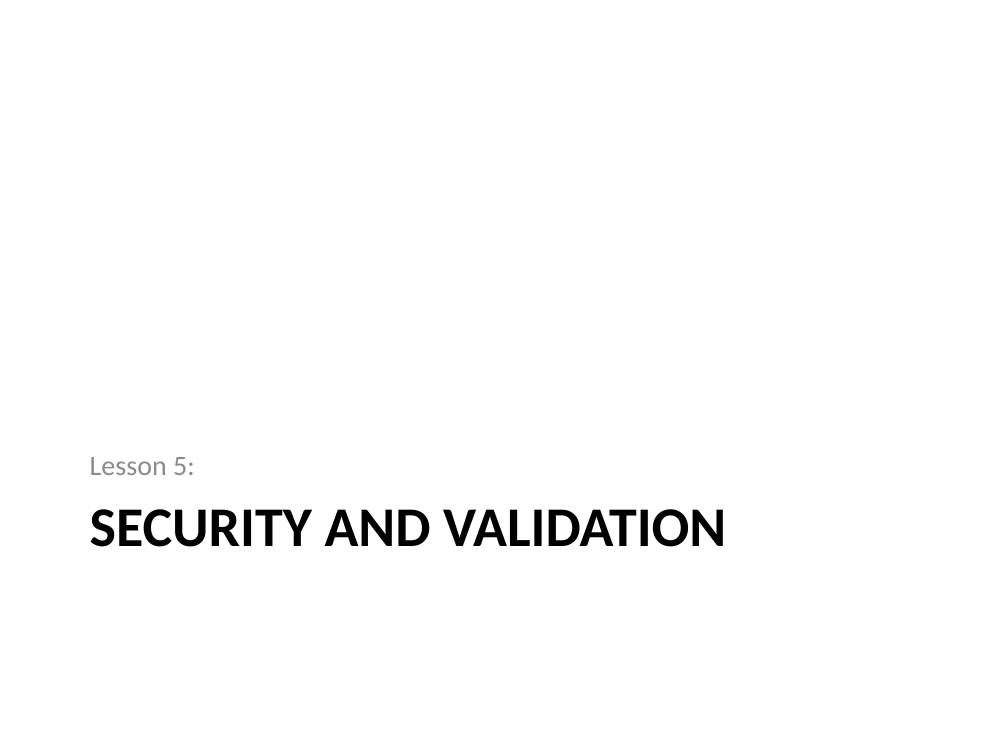
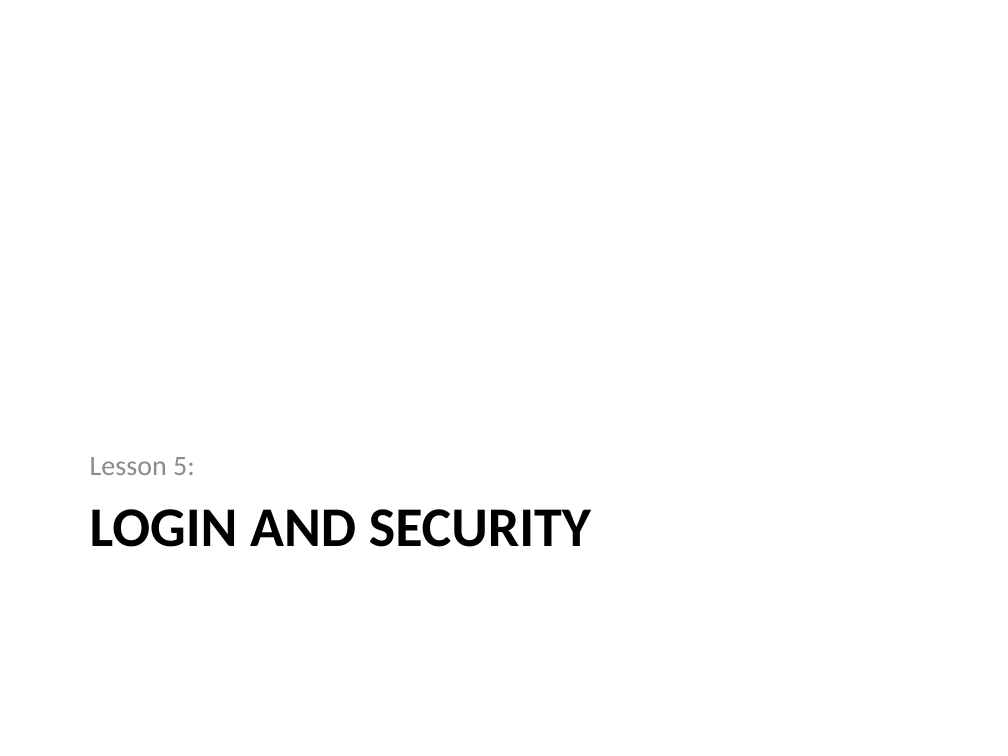
Before and after one commit to PHPEmbark/curriculum, a slide deck: slide 35 of course/4 - Organization and Projects/Organization and Projects.pptx (slide 29 before the commit). Drawn at 1008x756 pixels with LibreOffice and Linux fonts; fonts in the diff are those of the drawing. Boxes give left, top, right and bottom in pixels: in the first picture for what was removed or moved away, otherwise in the second. Text is boxed around its words. In the diff, an @@ line names an element or a change of style, - is before the commit and + after.

```diff
--- a/course/4 - Organization and Projects/Organization and Projects.pptx
+++ b/course/4 - Organization and Projects/Organization and Projects.pptx
@@ title at (90,509,591,547): text changed @@
-SECURITY AND VALIDATION
+LOGIN AND SECURITY
```
Also in this commit, not shown: 4 other slides changed, 8 slides added, 1 slide removed, 11 other files.
